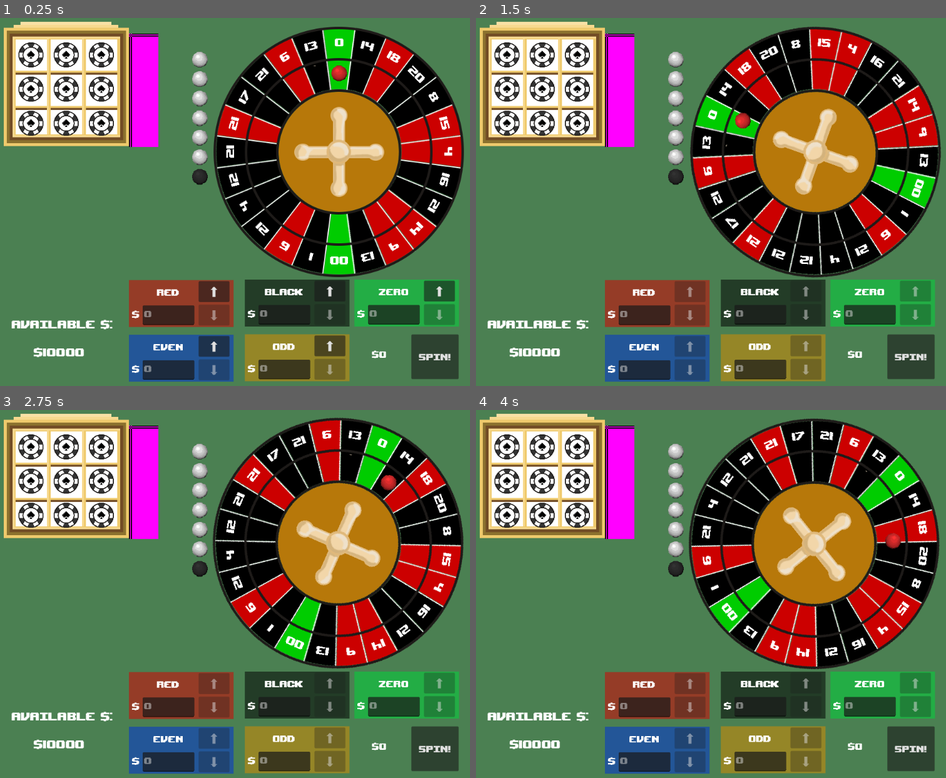
Above: before the commit, frames 1-4 (two rows, left to right).
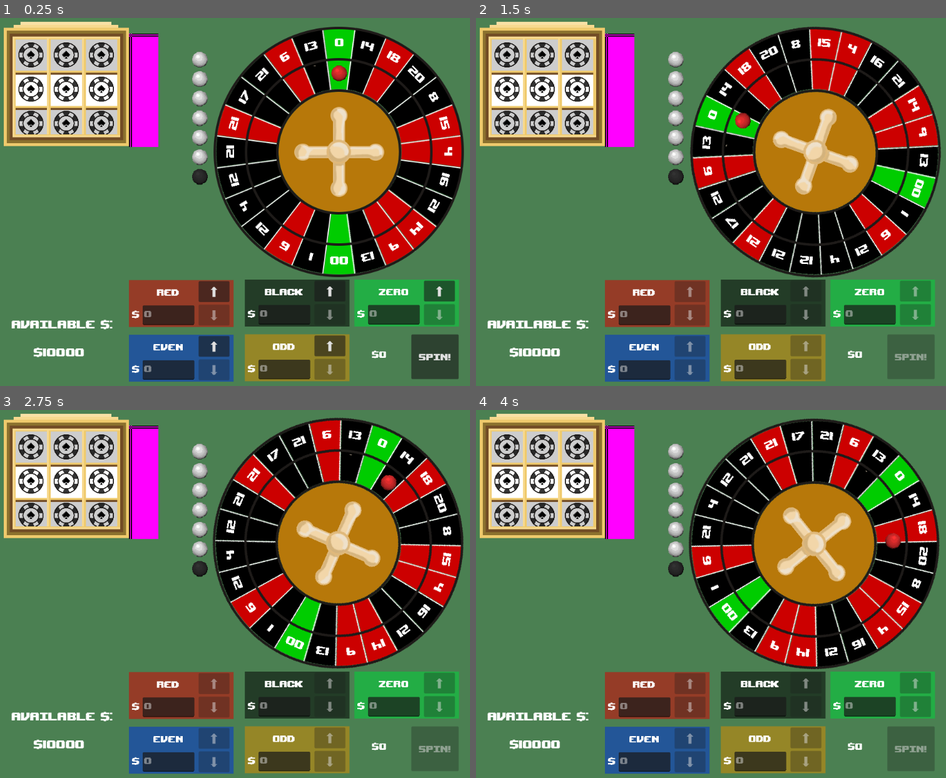
Above: after the commit, the same moments.

Repository: RossRKK/gmtk-game-jam-2025
Game: Godot game, scene res://scenes/roulette_scene.tscn
Two runs of this game, one before a commit and one after it. Both use one fixed random seed, a clock stepped at 60 frames per second and the inputs below.
Inputs (mouse positions are in pixels of both pictures, inside the frame that each line leads up to):
- Up to frame 1 (0.25 s): no input
- Up to frame 2 (1.5 s): click "Spin!" at 0.5 s; click (508, 87) at 1.27 s
- Up to frame 3 (2.75 s): click (65, 479) at 2.02 s
- Up to frame 4 (4 s): click (579, 479) at 2.77 s; click (621, 483) at 3.5 s

The runs differ from the first frame. In frame 1, 2.2% of the frame differs, in the area x 3-25%, y 5-33%; in frame 2, 3.4%, in the area x 3-98%, y 5-99%; in frame 3, 3.4%; in frame 4, 3.4%.

Commit message:
Improved bet zone UI

Diff:
--- a/scenes/bet_space.tscn
+++ b/scenes/bet_space.tscn
@@ -16,6 +16,7 @@
 offset_top = 63.0
 offset_right = 257.0
 offset_bottom = 116.0
+mouse_default_cursor_shape = 2
 theme = ExtResource("2_1vpie")
 text = "⬇"
 
@@ -24,6 +25,7 @@
 offset_top = 3.0
 offset_right = 257.0
 offset_bottom = 56.0
+mouse_default_cursor_shape = 2
 theme = ExtResource("2_1vpie")
 text = "⬆
 "
--- a/scenes/betting_board.tscn
+++ b/scenes/betting_board.tscn
@@ -12,6 +12,7 @@
 offset_top = 173.0
 offset_right = 879.0
 offset_bottom = 287.0
+mouse_default_cursor_shape = 2
 theme = ExtResource("2_fkfce")
 text = "Spin!"
 
--- a/scenes/slot_machine.tscn
+++ b/scenes/slot_machine.tscn
@@ -18,9 +18,6 @@
 offset_right = 60.0
 offset_bottom = 58.0
 
-[node name="SlotMachineSprite" type="Sprite2D" parent="."]
-texture = ExtResource("1_xixe3")
-
 [node name="LeftSlotMachineColumn" type="Control" parent="."]
 physics_interpolation_mode = 0
 layout_mode = 2
@@ -30,7 +27,6 @@
 offset_right = -49.0
 offset_bottom = -8.0
 mouse_filter = 1
-mouse_default_cursor_shape = 2
 script = ExtResource("1_xjw1r")
 metadata/_custom_type_script = "uid://b7v1503uwjkpd"
 
@@ -58,6 +54,23 @@
 script = ExtResource("1_xjw1r")
 metadata/_custom_type_script = "uid://b7v1503uwjkpd"
 
+[node name="TopShade" type="ColorRect" parent="."]
+offset_left = -59.0
+offset_top = -53.0
+offset_right = 60.0
+offset_bottom = -13.0
+color = Color(0, 0, 0, 0.196078)
+
+[node name="BottomShade" type="ColorRect" parent="."]
+offset_left = -59.0
+offset_top = 24.0
+offset_right = 60.0
+offset_bottom = 58.0
+color = Color(0, 0, 0, 0.196078)
+
+[node name="SlotMachineSprite" type="Sprite2D" parent="."]
+texture = ExtResource("1_xixe3")
+
 [node name="Arm" type="TextureButton" parent="."]
 layout_mode = 2
 offset_left = 64.0
--- a/scripts/bet_zone.gd
+++ b/scripts/bet_zone.gd
@@ -57,25 +57,34 @@
 func _process(delta: float) -> void:
 	pass
 
+static func toggle_button(button: Button, enabled: bool):
+	if enabled:
+		button.disabled = false
+		button.mouse_default_cursor_shape = Control.CURSOR_POINTING_HAND
+	else:
+		button.disabled = true
+		button.mouse_default_cursor_shape = Control.CURSOR_ARROW
+
 func lock() -> void:
-	$Down.disabled = true
-	$Up.disabled = true
+	toggle_button($Down, false)
+	toggle_button($Up, false)
 	bet_text.editable = false
 
+
 func unlock() -> void:
-	$Down.disabled = false
-	$Up.disabled = false
+	toggle_button($Down, true)
+	toggle_button($Up, true)
 	bet_text.editable = false
 
 func set_button_state() -> void:
-	$Down.disabled = false
-	$Up.disabled = false
+	toggle_button($Down, true)
+	toggle_button($Up, true)
 
 	if bet_increment > remaining_funds:
-		$Up.disabled = true
+		toggle_button($Up, false)
 
 	if (bet.bet_amount - bet_increment) < 0:
-		$Down.disabled = true
+		toggle_button($Down, false)
 
 
 func increase_bet() -> void:
--- a/scripts/betting_board.gd
+++ b/scripts/betting_board.gd
@@ -21,12 +21,10 @@
 
 # Called when the node enters the scene tree for the first time.
 func _ready() -> void:
-	pass # Replace with function body.
+	game.event_bus.spin_complete.connect(unlock_spin_button)
 
-
-# Called every frame. 'delta' is the elapsed time since the previous frame.
-func _process(delta: float) -> void:
-	pass
+func unlock_spin_button():
+	BetZone.toggle_button($SpinButton, true)
 
 
 func _on_bet_updated(bet: Bet) -> void:
@@ -41,6 +39,7 @@
 
 func _on_spin_button_pressed() -> void:
 	var bets: Array[Bet] = []
+	BetZone.toggle_button($SpinButton, false)
 	if bet_zones:
 		for bz in bet_zones:
 			var bet_zone = bz as BetZone
--- a/slot_machine_column.gd
+++ b/slot_machine_column.gd
@@ -11,11 +11,21 @@
 		power_up.position.x = 0.
 
 
+func disable_enable_powerups():
+	for i in range(COLUMN_HEIGHT):
+		var power_up: PowerUp = get_child(i)
+		var enabled = i == 1
+		power_up.disabled = !enabled
+		power_up.mouse_default_cursor_shape = CURSOR_POINTING_HAND if enabled else CURSOR_ARROW
+
+func set_power_up_ui_states():
+	set_positions()
+	disable_enable_powerups()
+
 # Called when the node enters the scene tree for the first time.
 func _ready() -> void:
 	for i in range(COLUMN_HEIGHT):
 		var power_up = PowerUp.random_power_up()
-		#power_up.disabled = true
 		add_child(power_up)
 
-	set_positions()
+	set_power_up_ui_states()
